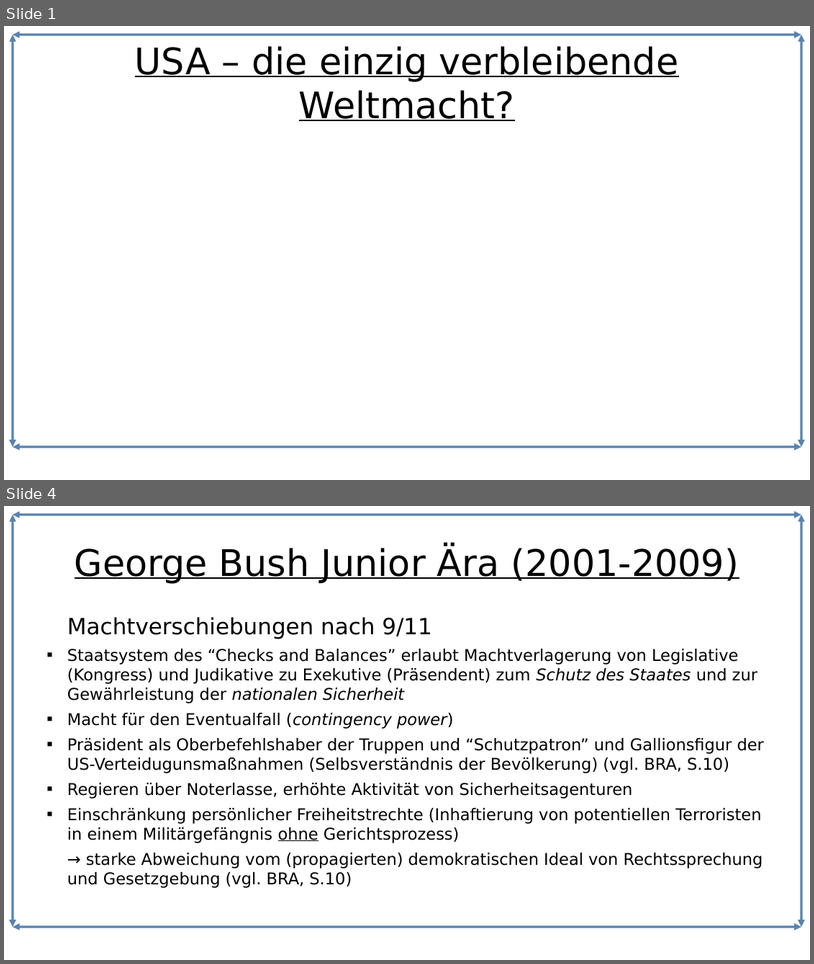
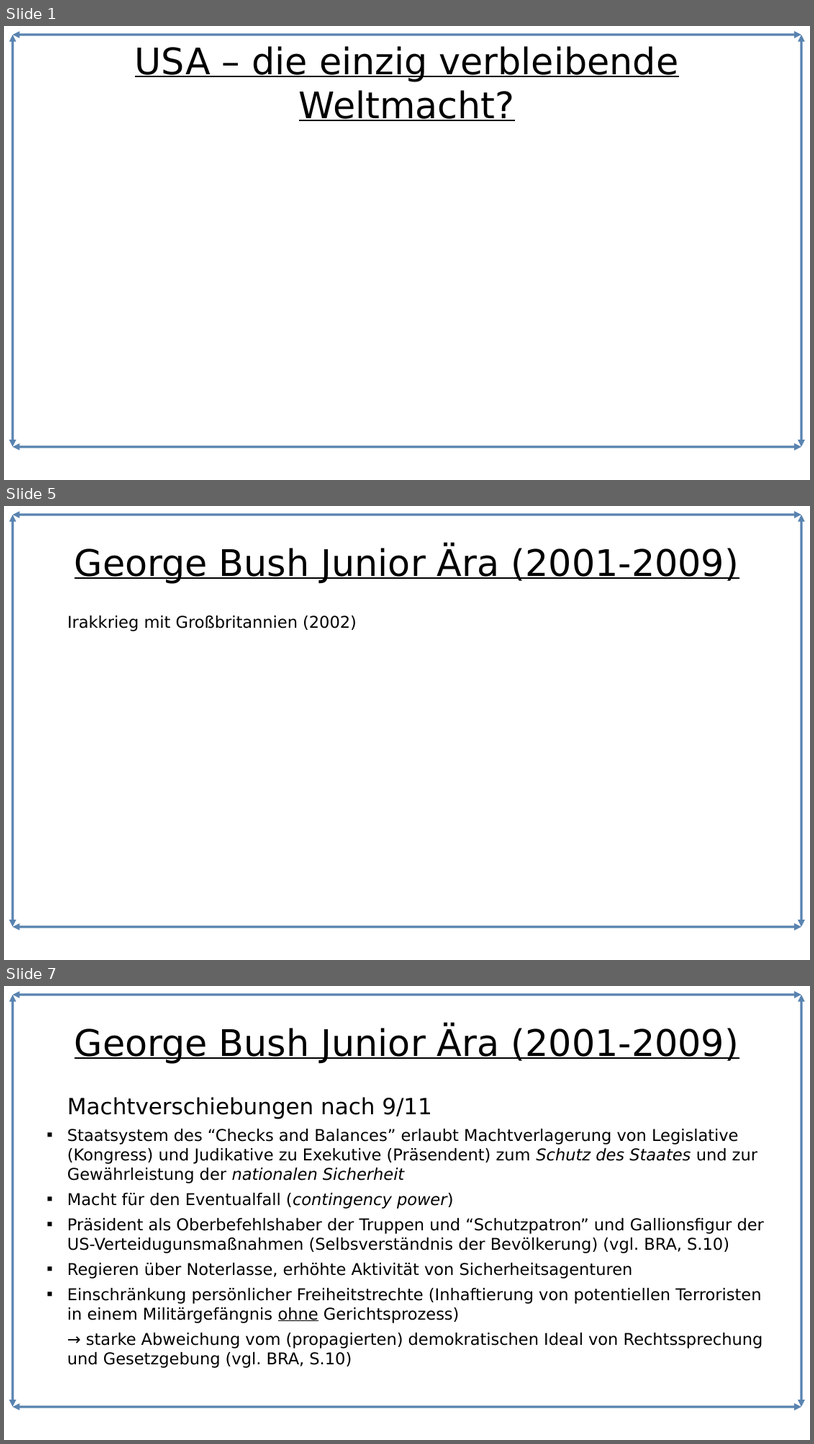
Before and after one commit to Lacrimus/Referat-Geschichte-USA-die-einzig-verbleibende-Weltmacht-, a slide deck: USA-die-einzig-verbleibende-Weltmacht.odp. Shown one above the other, each under a label of ours: slides 1 and 4 before the commit, slides 1, 5 and 7 after it; the slides between them are not shown. The pictures are 814x964 and 814x1444 pixels, drawn with LibreOffice and Linux fonts; fonts in the diff are those of the drawing. Boxes give left, top, right and bottom in pixels: in the first picture for what was removed or moved away, otherwise in the second. Text is boxed around its words. In the diff, an @@ line names an element or a change of style, - is before the commit and + after.

```diff
--- a/USA-die-einzig-verbleibende-Weltmacht.odp
+++ b/USA-die-einzig-verbleibende-Weltmacht.odp
@@ slide 5 added at [4,506,810,960], background #FFFFFF; not listed: 4 template elements that a slide beside it also shows @@
@@ title added at [75,548,739,584], 36 pt, text #000000, underline @@
+George Bush Junior Ära (2001-2009)
@@ text added at [67,615,357,631], 16 pt, text #000000 @@
+Irakkrieg mit Großbritannien (2002)
@@ what was slide 4 is now slide 7 @@
```
Also in this commit, not shown: 6 slides changed, 2 other slides added, 1 slide removed, 1 other file.
